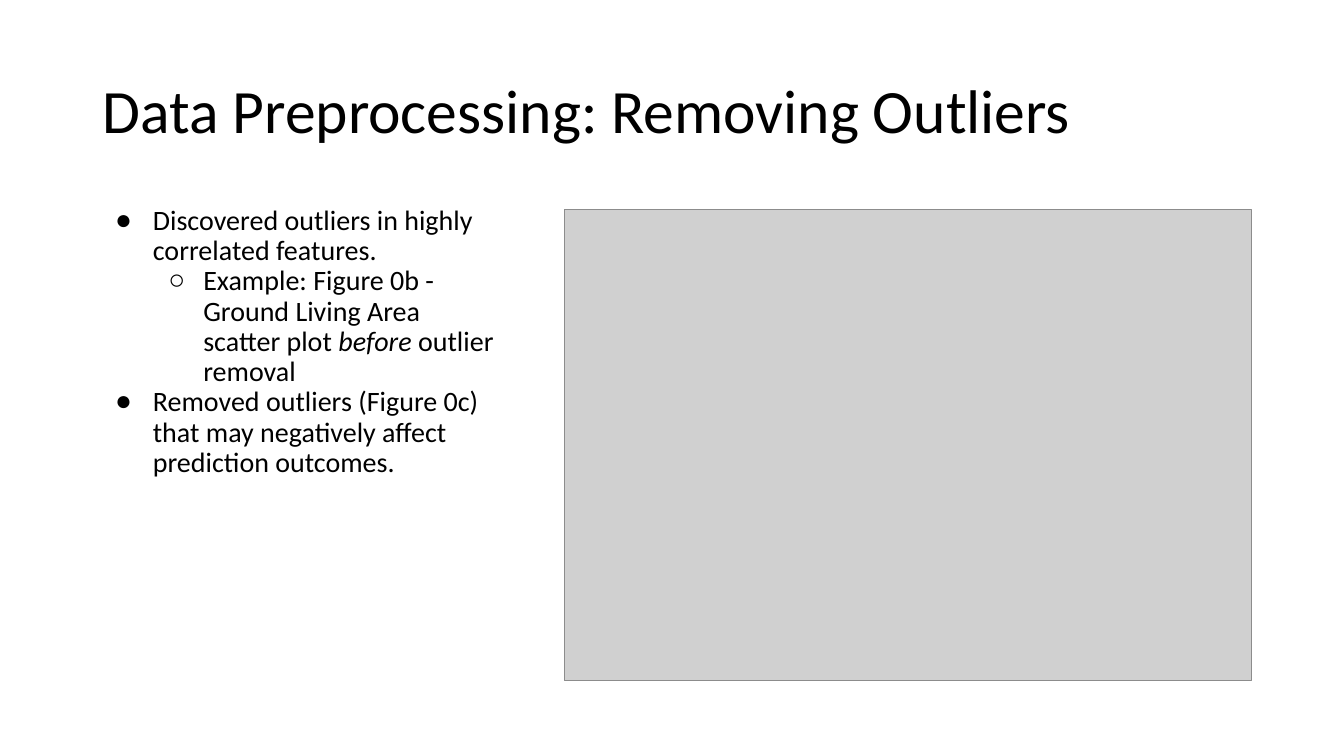
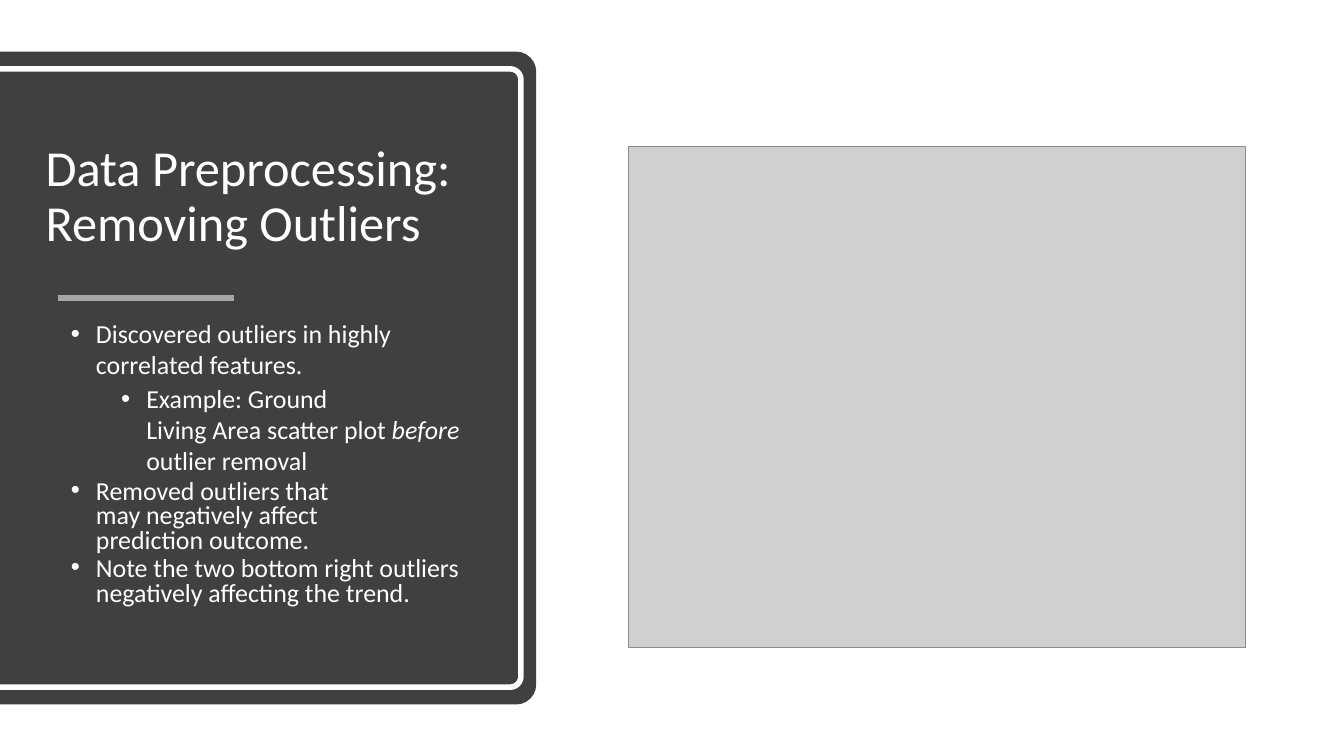
Before and after one commit to suong4554/Data-Mining-PolyU, a slide deck: slide 5 of Presentation.pptx. Drawn at 1344x756 pixels with LibreOffice and Linux fonts; fonts in the diff are those of the drawing; grey boxes stand for pictures. Boxes give left, top, right and bottom in pixels: in the first picture for what was removed or moved away, otherwise in the second. Text is boxed around its words. In the diff, an @@ line names an element or a change of style, - is before the commit and + after.

Commit message:
Final Presentation

```diff
--- a/Presentation.pptx
+++ b/Presentation.pptx
@@ round same rect added at (0,51,536,705), fill #404040 @@
@@ round same rect added at (0,69,521,687), outline #FFFFFF 4 pt @@
@@ title "Data Preprocessing: Removing Outliers": place and size @@
-title "Data Preprocessing: Removing Outliers" at (102,90,1070,144)
+title "Data Preprocessing: Removing Outliers" at (46,151,451,250)
@@ title "Data Preprocessing: Removing Outliers" at (46,151,451,250): size 44 to 36 pt, text colour #000000 to #FFFFFF @@
@@ picture: place and size @@
-picture at (565,210,1252,681)
+picture at (629,147,1245,648)
@@ line added from (57, 298) to (234, 298), #A6A6A6 4 pt @@
@@ text "Discovered outliers in highly correlated ...": place and size @@
-text "Discovered outliers in highly correlated ..." at (153,210,493,477)
+text "Discovered outliers in highly correlated ..." at (96,325,460,607)
@@ text at (96,325,391,374): size 20 to 18.5 pt, text colour #000000 to #FFFFFF in "Discovered outliers in highly correlated features."; bullet ● to •; line spacing 0.9 to 1; more space between paragraphs @@
@@ text at (96,390,460,607): text changed; size 20 to 18.5 pt; text colour #000000 to #FFFFFF @@
-  ○ Example: Figure 0b - Ground Living Area scatter plot before outlier removal
-● Removed outliers (Figure 0c) that may negatively affect prediction outcomes.
+  • Example: Ground Living Area scatter plot before outlier removal
+• Removed outliers that may negatively affect prediction outcome.
+• Note the two bottom right outliers negatively affecting the trend.
```
Also in this commit, not shown: 4 other slides changed, 15 slides added, 4 slides removed.
